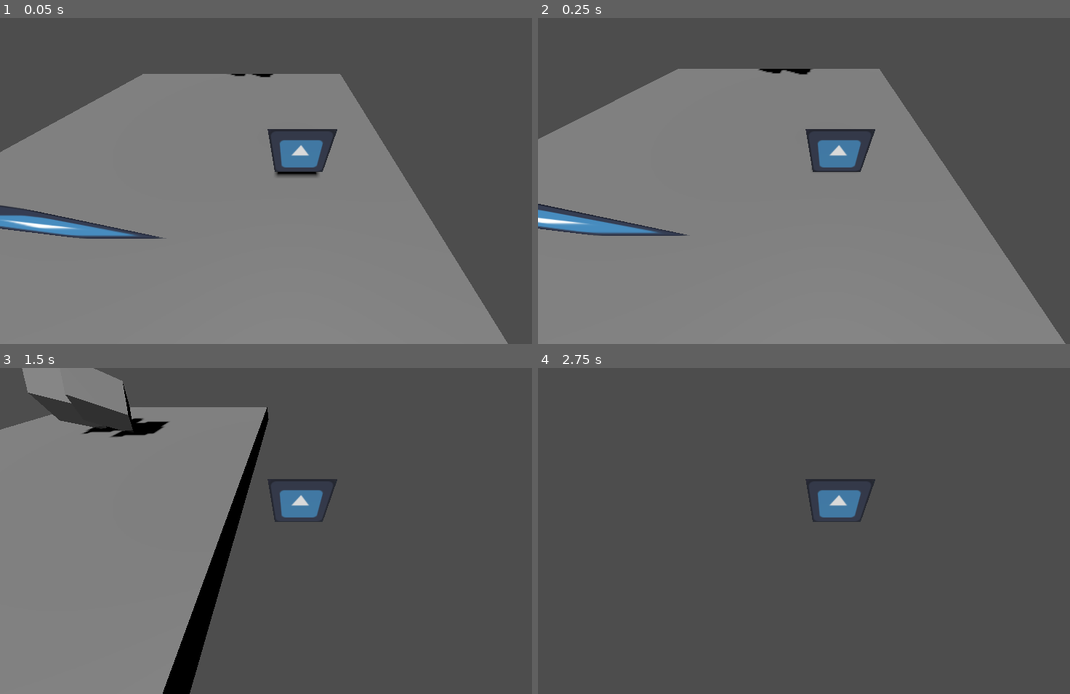
Above: before the commit, frames 1-4 (two rows, left to right).
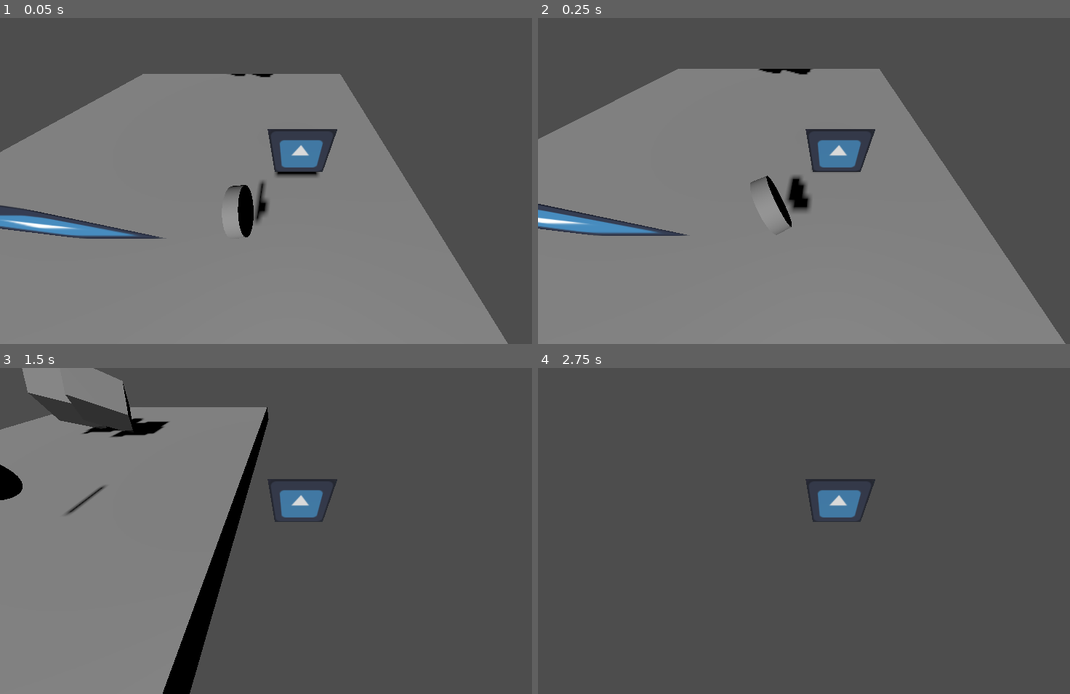
Above: after the commit, the same moments.

Repository: kmccallum97/game1
Game: Godot game, scene res://level_1.tscn
Same seed, same stepped clock (60 frames per second), same inputs: the game is played once before the commit and once after it. The project has no main scene, so this scene is started directly. The engine's default icon, where the game draws it, is replaced by a stand-in: a white triangle on a blue panel in a dark square.
Inputs:
- Up to frame 1 (0.05 s): no input
- Up to frame 2 (0.25 s): no input
- Up to frame 3 (1.5 s): tap Enter (ui_accept) at 0.5, 0.77 s; hold Right (ui_right) 0.53-1.28 s; hold Down (ui_down) from 1.28 s (still down)
- Up to frame 4 (2.75 s): tap Enter (ui_accept) at 1.52 s; release Down (ui_down) at 2.03 s; hold Right (ui_right) from 2.03 s (still down)

The runs differ from the first frame. In frame 1, 0.6% of the frame differs, in the area x 42-51%, y 49-68%; in frame 2, 0.6%; in frame 3, 0.4%; in frame 4, nothing differs.

Commit message:
lesson #6

Diff:
--- a/Block.tscn
+++ b/Block.tscn
@@ -4,7 +4,7 @@
 
 [sub_resource type="BoxShape3D" id="BoxShape3D_onk4u"]
 
-[node name="Block" type="RigidBody3D"]
+[node name="Block1" type="RigidBody3D"]
 
 [node name="MeshInstance3D" type="MeshInstance3D" parent="."]
 mesh = SubResource("BoxMesh_21bdc")
--- /dev/null
+++ b/coin.gd
@@ -0,0 +1,16 @@
+extends Area3D
+
+const ROT_SPEED = 2 #the number of deg the coin rotates per frame
+
+# Called when the node enters the scene tree for the first time.
+func _ready():
+	pass
+
+
+# Called every frame. 'delta' is the elapsed time since the previous frame.
+func _process(delta):
+	rotate_y(deg_to_rad(ROT_SPEED))
+
+
+func _on_body_entered(body):
+	queue_free()
--- /dev/null
+++ b/coin.tscn
@@ -0,0 +1,24 @@
+[gd_scene load_steps=4 format=3 uid="uid://3xpgss2mhlv2"]
+
+[ext_resource type="Script" path="res://coin.gd" id="1_2edhn"]
+
+[sub_resource type="CylinderShape3D" id="CylinderShape3D_yr17x"]
+height = 0.15
+radius = 0.3
+
+[sub_resource type="CylinderMesh" id="CylinderMesh_qcfhk"]
+top_radius = 0.3
+bottom_radius = 0.3
+height = 0.15
+
+[node name="coin1" type="Area3D"]
+script = ExtResource("1_2edhn")
+
+[node name="CollisionShape3D" type="CollisionShape3D" parent="."]
+shape = SubResource("CylinderShape3D_yr17x")
+
+[node name="MeshInstance3D" type="MeshInstance3D" parent="."]
+transform = Transform3D(-4.37114e-08, 1, 0, -1, -4.37114e-08, 0, 0, 0, 1, 0, 0, 0)
+mesh = SubResource("CylinderMesh_qcfhk")
+
+[connection signal="body_entered" from="." to="." method="_on_body_entered"]
--- a/level_1.tscn
+++ b/level_1.tscn
@@ -1,9 +1,10 @@
-[gd_scene load_steps=7 format=3 uid="uid://cbrulpj4ty715"]
+[gd_scene load_steps=8 format=3 uid="uid://cbrulpj4ty715"]
 
 [ext_resource type="PackedScene" uid="uid://c7sonyxom4rb7" path="res://Block.tscn" id="1_fb0jj"]
 [ext_resource type="PackedScene" uid="uid://bl0x141vio2p7" path="res://character.tscn" id="2_p8d7o"]
 [ext_resource type="Texture2D" uid="uid://ccdxc5qs3chqn" path="res://icon.svg" id="3_og4qi"]
 [ext_resource type="Script" path="res://icon.gd" id="4_x35nm"]
+[ext_resource type="PackedScene" uid="uid://3xpgss2mhlv2" path="res://coin.tscn" id="5_lq82q"]
 
 [sub_resource type="BoxMesh" id="BoxMesh_2fhv8"]
 size = Vector3(10, 0.5, 10)
@@ -28,14 +29,6 @@
 transform = Transform3D(1, 0, 0, 0, 1, 0, 0, 0, 1, -0.0287476, 0, 0)
 shape = SubResource("BoxShape3D_lt7si")
 
-[node name="blocks" type="Node3D" parent="."]
-
-[node name="Block1" parent="blocks" instance=ExtResource("1_fb0jj")]
-transform = Transform3D(0.87733, 0.390557, -0.278849, -0.0959941, 0.712157, 0.695427, 0.470188, -0.583351, 0.662288, -0.238126, 4.4768, -1.53246)
-
-[node name="Block2" parent="blocks" instance=ExtResource("1_fb0jj")]
-transform = Transform3D(0.87733, 0.390557, -0.278849, -0.0959941, 0.712157, 0.695427, 0.470188, -0.583351, 0.662288, 1.06712, 4.71248, -1.1799)
-
 [node name="Character" parent="." instance=ExtResource("2_p8d7o")]
 transform = Transform3D(1, 0, 0, 0, 1, 0, 0, 0, 1, 2.63917, 0.611098, 1.45285)
 
@@ -43,7 +36,18 @@
 transform = Transform3D(1, 0, 0, 0, 0.554859, 0.831944, 0, -0.831944, 0.554859, -0.174213, 1.57874, 1.60746)
 fov = 105.05
 
-[node name="icon" type="Sprite3D" parent="."]
+[node name="assets" type="Node3D" parent="."]
+
+[node name="coin1" parent="assets" instance=ExtResource("5_lq82q")]
+transform = Transform3D(1, 0, 0, 0, 1, 0, 0, 0, 1, 1.87765, 0.742173, 2.52983)
+
+[node name="Block1" parent="assets" instance=ExtResource("1_fb0jj")]
+transform = Transform3D(0.87733, 0.390557, -0.278849, -0.0959941, 0.712157, 0.695427, 0.470188, -0.583351, 0.662288, -0.238126, 4.4768, -1.53246)
+
+[node name="Block2" parent="assets" instance=ExtResource("1_fb0jj")]
+transform = Transform3D(0.87733, 0.390557, -0.278849, -0.0959941, 0.712157, 0.695427, 0.470188, -0.583351, 0.662288, 1.06712, 4.71248, -1.1799)
+
+[node name="icon" type="Sprite3D" parent="assets"]
 transform = Transform3D(1, 0, 0, 0, 1, 0, 0, 0, 1, 0, 0.811169, 2.74251)
 texture = ExtResource("3_og4qi")
 script = ExtResource("4_x35nm")
